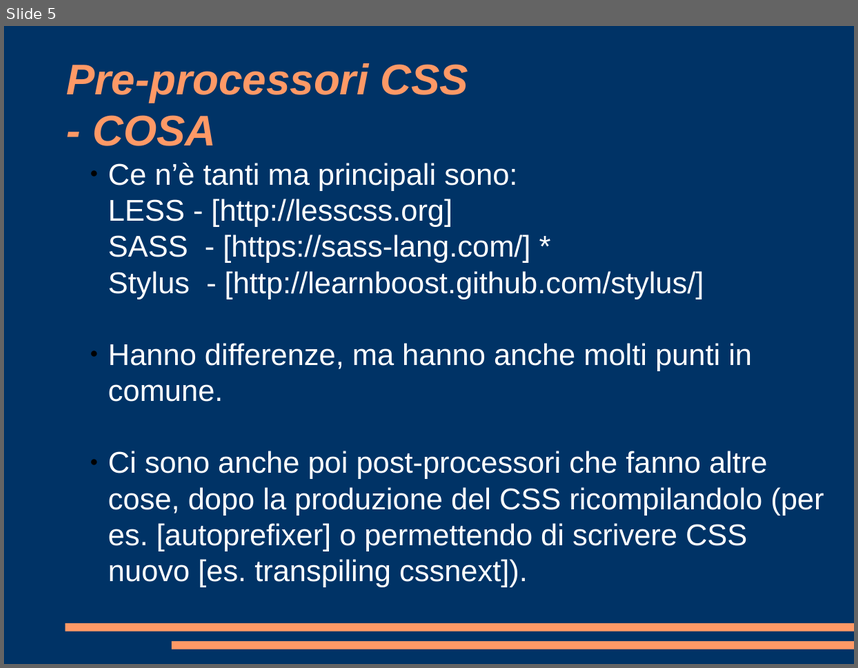
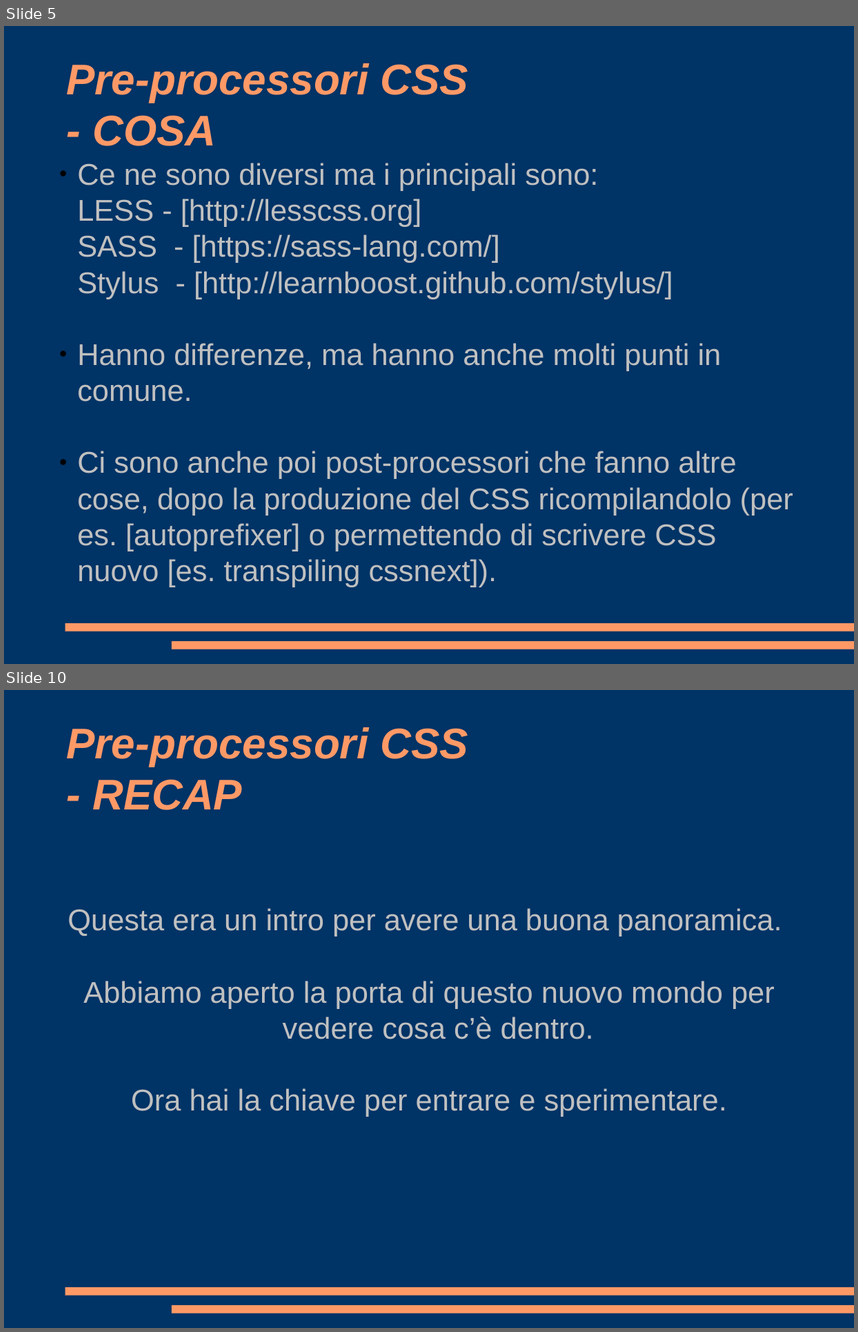
Before and after one commit to pimoGit/boolean-careers-test, a slide deck: video-lezione/presentazione.odp. Shown one above the other, each under a label of ours: slide 5 before the commit, slides 5 and 10 after it; the slides between them are not shown. The pictures are 858x668 and 858x1332 pixels, drawn with LibreOffice and Linux fonts; fonts in the diff are those of the drawing. Boxes give left, top, right and bottom in pixels: in the first picture for what was removed or moved away, otherwise in the second. Text is boxed around its words. In the diff, an @@ line names an element or a change of style, - is before the commit and + after.

```diff
--- a/video-lezione/presentazione.odp
+++ b/video-lezione/presentazione.odp
@@ slide 10 added at [4, 690, 854, 1328], background #003366; not listed: 2 template elements that a slide beside it also shows @@
@@ title added at [67, 727, 468, 810], 40 pt, text #FF9966, bold, italic @@
+Pre-processori CSS
+- RECAP
@@ subtitle added at [67, 908, 782, 1116], 28 pt, text #C0C0C0 @@
+Questa era un intro per avere una buona panoramica.
+Abbiamo aperto la porta di questo nuovo mondo per vedere cosa c’è dentro.
+Ora hai la chiave per entrare e sperimentare.
@@ slide 5 changed as well @@
@@ subtitle "Ce ne sono diversi ma ...": place and size @@
-subtitle "Ce ne sono diversi ma ..." at [108, 163, 824, 587]
+subtitle "Ce ne sono diversi ma ..." at [77, 163, 793, 587]
@@ subtitle at [77, 163, 673, 299]: text changed; text colour #FFFFFF to #C0C0C0 @@
-● Ce n’è tanti ma principali sono:
-  LESS - [http://lesscss.org]
-  SASS - [https://sass-lang.com/] *
-  Stylus - [http://learnboost.github.com/stylus/]
+● Ce ne sono diversi ma i principali sono:
+  LESS - [http://lesscss.org]
+  SASS - [https://sass-lang.com/]
+  Stylus - [http://learnboost.github.com/stylus/]
@@ subtitle at [77, 343, 793, 587]: text colour #FFFFFF to #C0C0C0 in "Hanno differenze, ma hanno anche molti punti ...", "Ci sono anche poi post-processori che fanno ..." @@
```
Also in this commit, not shown: 4 other slides changed, 4 other slides added, 1 other file.
